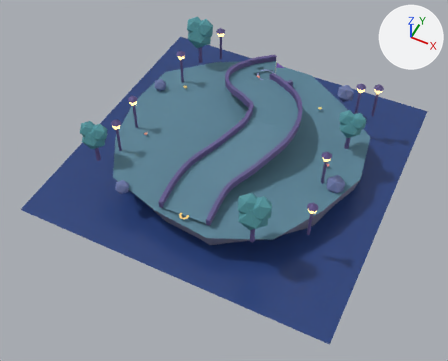
One commit to the glTF model ui/3d/minigolf/course-18.glb: the scene before it, then after it.
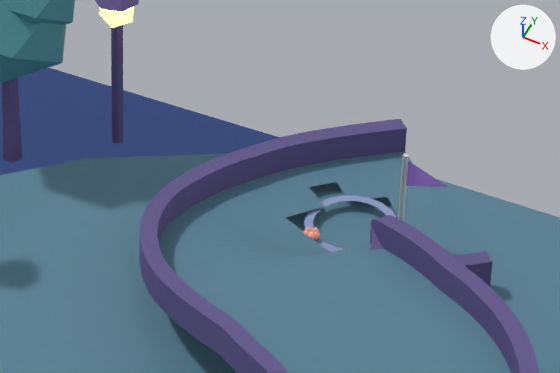
The first picture shows the older version from a 50 mm camera at (7.3, -15.94, 17.01) aimed at (0.13, -1.6, -0.91). The close-ups show the older and then the newer version on the part from 44% to 68% of the width and 9% to 29% of the height of that picture. Only the edits that show in the close-ups are written down. Lighting does not change. The marker at upper right points along +X, +Y and +Z. Vertices at exactly the same position are counted once.

The first close-up shows 'cup-rim.017', 'faceted-canopy.135', 'faceted-canopy.137', 'flag', 'garden-tree-trunk.045', 'island-turf-edge.017', 'lantern-glass.031', 'lantern-post.031', 'rail-left', 'rail-right', 'surface-grass', 'water-plane.017' and 3 more.
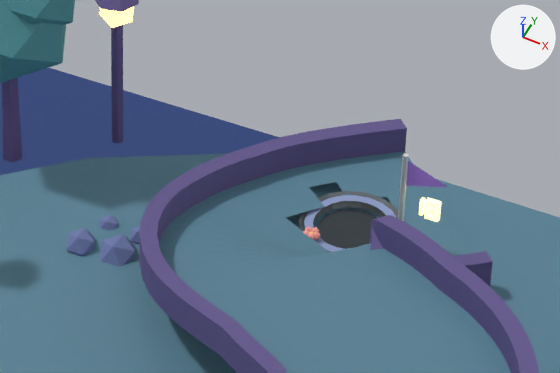
Location of each change, [x1, y1, x2, y2] in pixels of the close-ups (560 x 373 px):
'cup-bottom.017', moved (not visible before): after [317, 209, 377, 249]
'cup-lining.017', added: after [299, 191, 398, 231]
'deco-pebble.278', added (blue): after [100, 234, 136, 267]
'deco-pebble.277', added (blue): after [67, 228, 96, 256]
'deco-pebble.276', added: after [99, 215, 119, 230]
'deco-pebble.279', added: after [130, 225, 141, 244]
'hole-digit-segment.097', added: after [425, 197, 442, 208]
'hole-digit-segment.100', added: after [424, 213, 440, 222]
'hole-digit-segment.103', added: after [425, 206, 441, 215]
'hole-digit-segment.095', added: after [419, 197, 425, 209]
'hole-digit-segment.096', added: after [419, 206, 425, 216]

The change, as a list of edits to the scene's bpy script:
```text
Change me_cup_bottom_mesh_017:
    remove me_cup_bottom_mesh_017.from_pydata(...)  # 32 vertices, 60 faces; spans x -0.872..-0.302, y 3.587..4.157, z -0.327..-0.302
    add me_cup_bottom_mesh_017.from_pydata(...)  # 32 vertices, 60 faces; spans x -0.872..-0.302, y 3.587..4.157, z -0.021..0.004
    me_cup_bottom_mesh_017 part 1: the whole mesh is moved by (0.0, 0.0, 0.306)
Add ob_hole_digit_segment_103:
    ob_hole_digit_segment_103 = bpy.data.objects.new('hole-digit-segment.103', me_hole_digit_segment_mesh_103)  # a box spanning x 0.0529..0.1729, y 3.8473..3.8973, z 0.4506..0.4806; in mat_minigolf_hole_number_night (beige #fff0b5, glowing beige #fff0b5)
    ob_hole_digit_segment_103.location = (0.0, 0.0, 0.0)
Add ob_hole_digit_segment_100:
    ob_hole_digit_segment_100 = bpy.data.objects.new('hole-digit-segment.100', me_hole_digit_segment_mesh_100)  # a box spanning x 0.0529..0.1729, y 3.8473..3.8973, z 0.3756..0.4056; in mat_minigolf_hole_number_night (beige #fff0b5, glowing beige #fff0b5)
    ob_hole_digit_segment_100.location = (0.0, 0.0, 0.0)
Add ob_hole_digit_segment_097:
    ob_hole_digit_segment_097 = bpy.data.objects.new('hole-digit-segment.097', me_hole_digit_segment_mesh_097)  # a box spanning x 0.0529..0.1729, y 3.8473..3.8973, z 0.5256..0.5556; in mat_minigolf_hole_number_night (beige #fff0b5, glowing beige #fff0b5)
    ob_hole_digit_segment_097.location = (0.0, 0.0, 0.0)
Add ob_hole_digit_segment_096:
    ob_hole_digit_segment_096 = bpy.data.objects.new('hole-digit-segment.096', me_hole_digit_segment_mesh_096)  # a box spanning x 0.0029..0.0329, y 3.8473..3.8973, z 0.3906..0.4656; in mat_minigolf_hole_number_night (beige #fff0b5, glowing beige #fff0b5)
    ob_hole_digit_segment_096.location = (0.0, 0.0, 0.0)
Add ob_hole_digit_segment_095:
    ob_hole_digit_segment_095 = bpy.data.objects.new('hole-digit-segment.095', me_hole_digit_segment_mesh_095)  # a box spanning x 0.0029..0.0329, y 3.8473..3.8973, z 0.4656..0.5406; in mat_minigolf_hole_number_night (beige #fff0b5, glowing beige #fff0b5)
    ob_hole_digit_segment_095.location = (0.0, 0.0, 0.0)
Add ob_deco_pebble_279:
    ob_deco_pebble_279 = bpy.data.objects.new('deco-pebble.279', me_deco_pebble_mesh_279)  # an icosphere of 20 faces spanning x -2.189..-2.019, y 2.906..3.076, z -0.055..0.115; in mat_minigolf_rock_night (blue #6c79aa)
    ob_deco_pebble_279.location = (0.0, 0.0, 0.0)
Add ob_deco_pebble_278:
    ob_deco_pebble_278 = bpy.data.objects.new('deco-pebble.278', me_deco_pebble_mesh_278)  # an icosphere of 20 faces spanning x -2.329..-2.023, y 2.575..2.882, z -0.153..0.153; in mat_minigolf_rock_night (blue #6c79aa)
    ob_deco_pebble_278.location = (0.0, 0.0, 0.0)
Add ob_deco_pebble_277:
    ob_deco_pebble_277 = bpy.data.objects.new('deco-pebble.277', me_deco_pebble_mesh_277)  # an icosphere of 20 faces spanning x -2.614..-2.376, y 2.56..2.798, z -0.089..0.149; in mat_minigolf_rock_night (blue #6c79aa)
    ob_deco_pebble_277.location = (0.0, 0.0, 0.0)
Add ob_deco_pebble_276:
    ob_deco_pebble_276 = bpy.data.objects.new('deco-pebble.276', me_deco_pebble_mesh_276)  # an icosphere of 20 faces spanning x -2.498..-2.328, y 2.941..3.111, z -0.085..0.085; in mat_minigolf_rock_night (blue #6c79aa)
    ob_deco_pebble_276.location = (0.0, 0.0, 0.0)
Add ob_cup_lining_017:
    ob_cup_lining_017 = bpy.data.objects.new('cup-lining.017', me_cup_lining_mesh_017)  # 36 vertices, 36 faces; spans x -1.027..-0.147, y 3.439..4.306, z -0.022..0.07; in mat_minigolf_cup_lining_night (grey #656c73)
    ob_cup_lining_017.location = (0.0, 0.0, 0.0)
```
